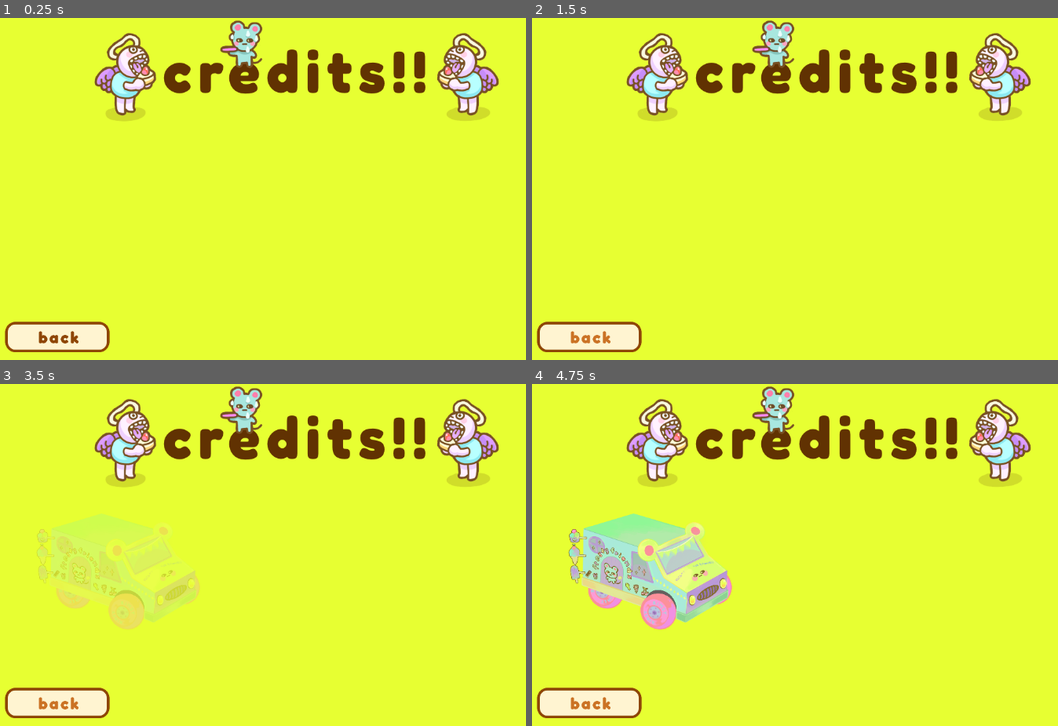
Above: before the commit, frames 1-4 (two rows, left to right).
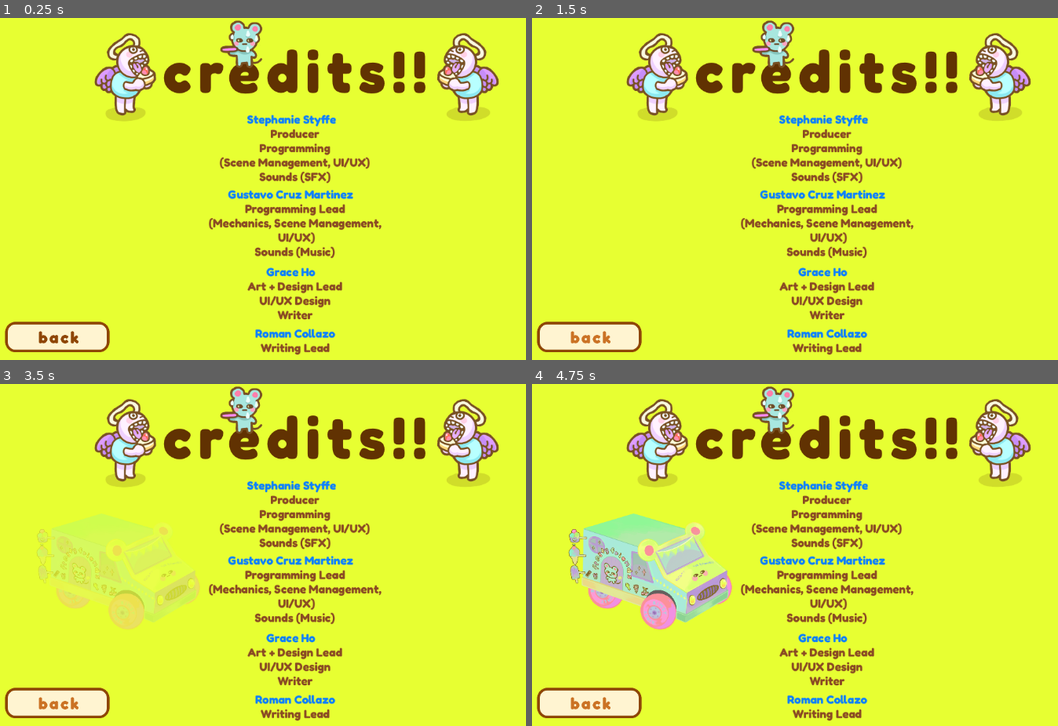
Above: after the commit, the same moments.

Repository: Gus700/FoodTruckBattles
Game: Godot game, scene res://scenes/Credits.tscn
The game is run twice, just before and just after one commit, with the same random seed, the same clock (stepped at 60 frames per second) and the same inputs. This scene is started directly instead of the project's main scene.
Inputs (mouse positions are in pixels of both pictures, inside the frame that each line leads up to):
- Up to frame 1 (0.25 s): no input
- Up to frame 2 (1.5 s): tap Enter at 0.5 s; click (589, 336) at 1.25 s
- Up to frame 3 (3.5 s): tap Space at 2 s; tap Enter at 2.75 s
- Up to frame 4 (4.75 s): no input

The runs differ from the first frame. In frame 1, 4.4% of the frame differs, in the area x 39-73%, y 28-99%; in frame 2, 4.4%; in frame 3, 4.4%; in frame 4, 4.4%.

Commit message:
updated project name, changed icon, added credits

Diff:
--- a/project.godot
+++ b/project.godot
@@ -10,10 +10,10 @@
 
 [application]
 
-config/name="Food Truck Battles"
+config/name="Dish It!"
 run/main_scene="res://scenes/SceneSwitcher.tscn"
 config/features=PackedStringArray("4.0", "GL Compatibility")
-config/icon="res://icon.svg"
+config/icon="res://icon.png"
 
 [autoload]
 
--- a/scenes/Credits.tscn
+++ b/scenes/Credits.tscn
@@ -8,6 +8,7 @@
 [ext_resource type="Texture2D" uid="uid://dvtn4u0004701" path="res://assets/UI_buttons/back_hover.png" id="5_ltvqi"]
 [ext_resource type="Texture2D" uid="uid://n1qvtvy44j54" path="res://assets/UI_buttons/back_pressed.png" id="5_mudjh"]
 [ext_resource type="Texture2D" uid="uid://ccfajvghfjihx" path="res://assets/UI/credits_banner.png" id="7_jhvg8"]
+[ext_resource type="Texture2D" uid="uid://d3nq28463n01v" path="res://assets/UI/credits.png" id="8_byiqt"]
 
 [sub_resource type="Animation" id="Animation_f3i7q"]
 resource_name = "FadeIn"
@@ -124,6 +125,21 @@
 dest = "MainMenu"
 metadata/_edit_use_anchors_ = true
 
+[node name="credits" type="TextureRect" parent="."]
+layout_mode = 1
+anchors_preset = -1
+anchor_left = 0.36
+anchor_top = 0.275
+anchor_right = 0.641
+anchor_bottom = 0.958
+offset_left = 0.279968
+offset_top = -0.199997
+offset_right = 0.567993
+offset_bottom = 0.215942
+texture = ExtResource("8_byiqt")
+expand_mode = 1
+stretch_mode = 4
+
 [node name="banner" type="TextureRect" parent="."]
 clip_contents = true
 layout_mode = 1
Binary file changed: assets/UI/credits.png
Binary file added: icon.png
Not shown, added: icon.png.import
Not shown: 1 places in scenes/Credits.tscn that only renumber resources
